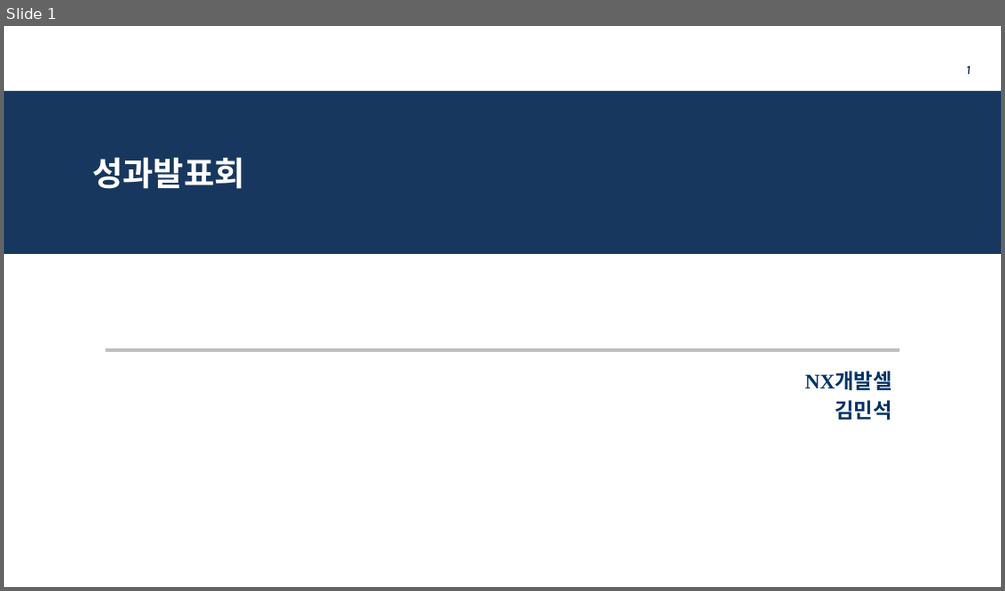
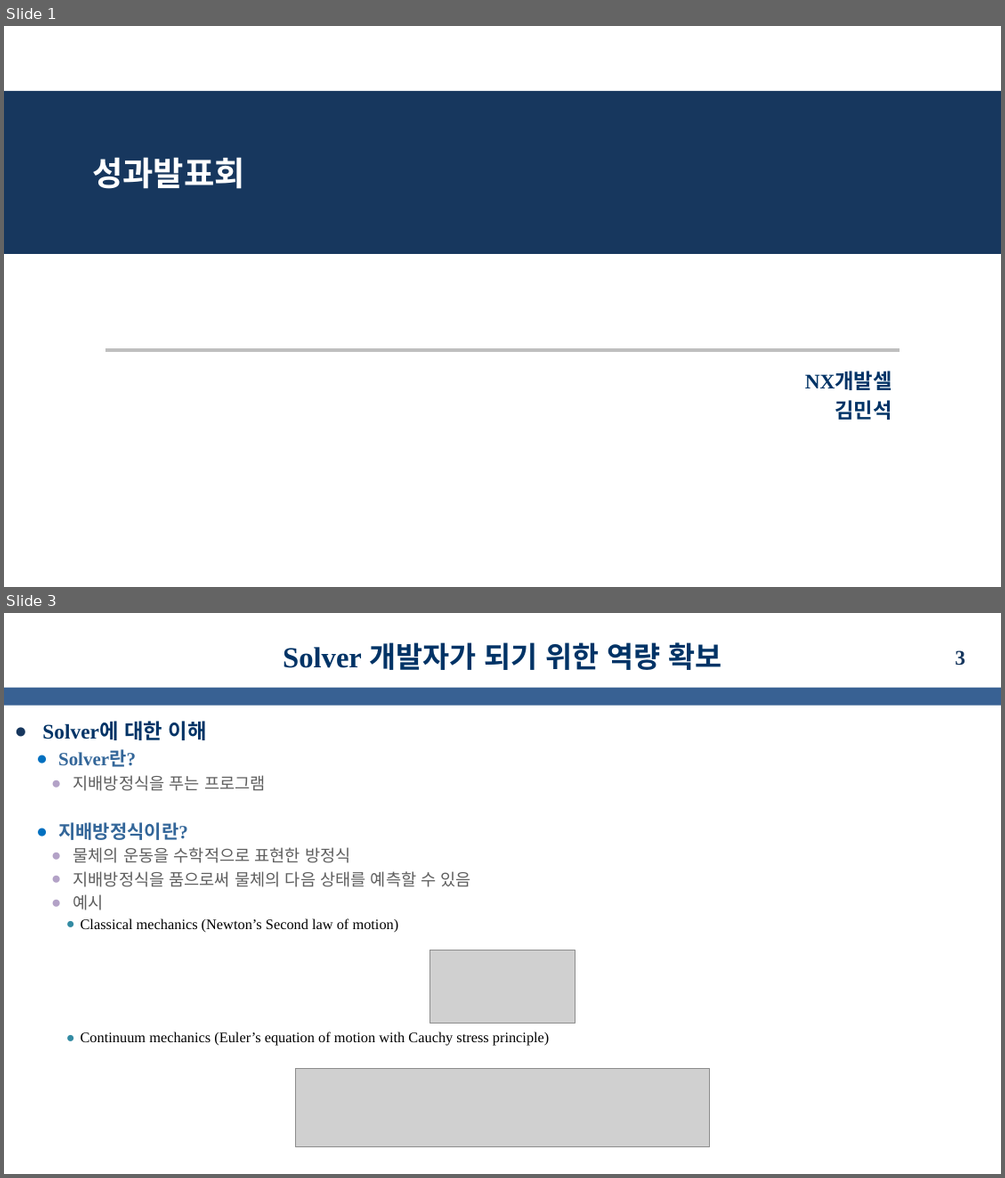
Before and after one commit to kms0523/Study, a slide deck: 발표자료/성과발표(중간).pptx. Shown one above the other, each under a label of ours: slide 1 before the commit, slides 1 and 3 after it; the slides between them are not shown. The pictures are 1005x591 and 1005x1178 pixels, drawn with LibreOffice and Linux fonts; fonts in the diff are those of the drawing; grey boxes stand for pictures; background and template pictures are left out. Boxes give left, top, right and bottom in pixels: in the first picture for what was removed or moved away, otherwise in the second. Text is boxed around its words. In the diff, an @@ line names an element or a change of style, - is before the commit and + after.

```diff
--- a/발표자료/성과발표(중간).pptx
+++ b/발표자료/성과발표(중간).pptx
@@ slide 3 added at (4,613,1001,1174), background #FFFFFF @@
@@ title added at (283,642,722,670), 28 pt, text #003366, bold @@
+Solver 개발자가 되기 위한 역량 확보
@@ page number added at (955,650,965,666), 20 pt, text #17375E, bold @@
+3
@@ rectangle added at (4,688,1001,706), fill #386193 @@
@@ text added at (42,721,550,1046), 14 pt, text #000000 @@
+● Solver에 대한 이해
+  ● Solver란?
+    ● 지배방정식을 푸는 프로그램
+  ● 지배방정식이란?
+    ● 물체의 운동을 수학적으로 표현한 방정식
+    ● 지배방정식을 품으로써 물체의 다음 상태를 예측할 수 있음
+    ● 예시
+      ● Classical mechanics (Newton’s Second law of motion)
+      ● Continuum mechanics (Euler’s equation of motion with Cauchy stress principle)
@@ picture added at (430,950,574,1023) @@
@@ picture added at (296,1069,709,1146) @@
@@ slide 1 changed as well @@
@@ page number removed at (966,66,970,74) @@
-1
```
Also in this commit, not shown: 1 other slide changed, 7 other slides added, 3 slides removed, 4 other files.
